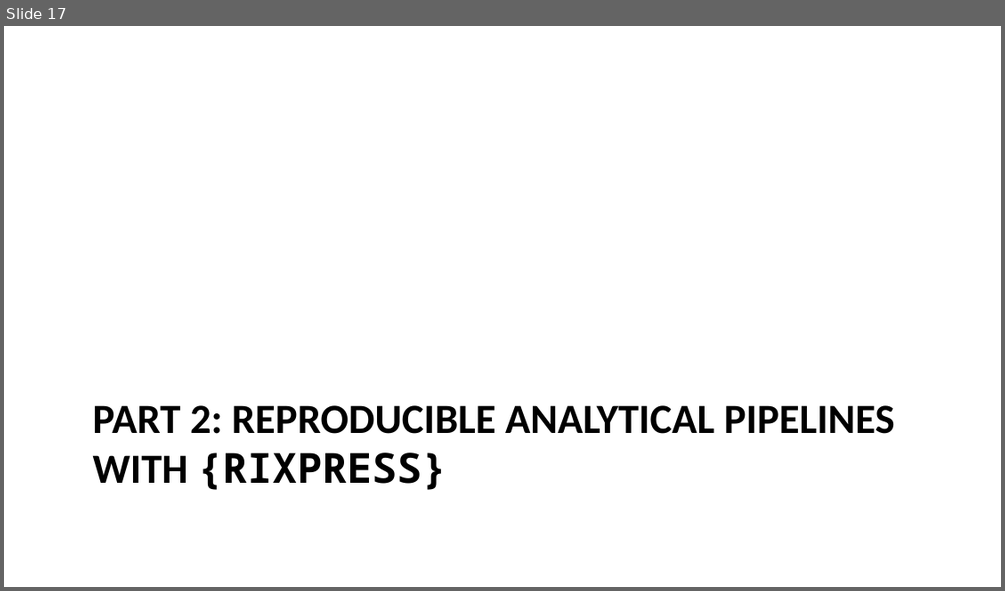
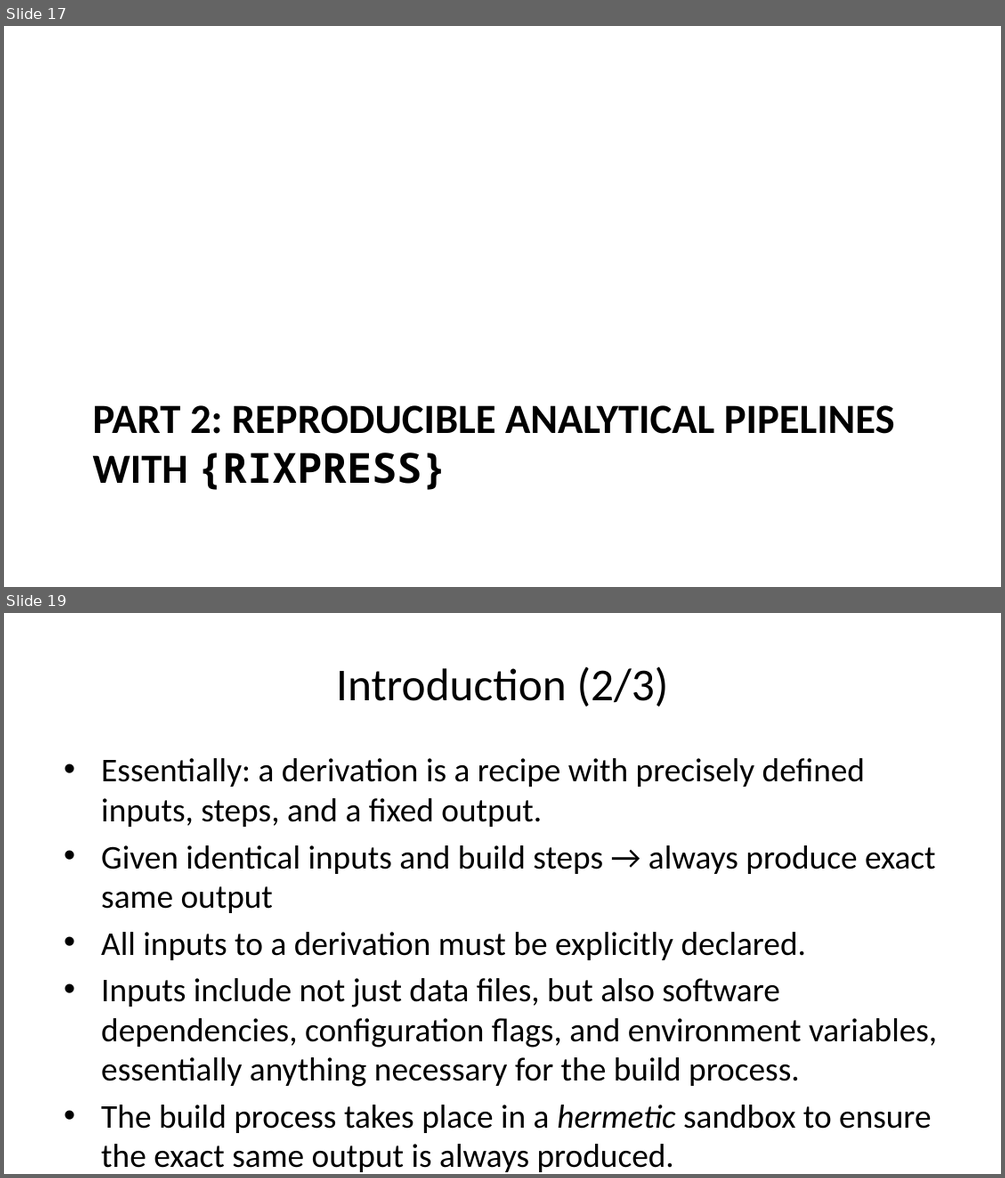
Before and after one commit to b-rodrigues/r-medicine-nix-workshop, a slide deck: docs/index.pptx. Shown one above the other, each under a label of ours: slide 17 before the commit, slides 17 and 19 after it; the slides between them are not shown. The pictures are 1005x591 and 1005x1178 pixels, drawn with LibreOffice and Linux fonts; fonts in the diff are those of the drawing. Boxes give left, top, right and bottom in pixels: in the first picture for what was removed or moved away, otherwise in the second. Text is boxed around its words. In the diff, an @@ line names an element or a change of style, - is before the commit and + after.

```diff
--- a/docs/index.pptx
+++ b/docs/index.pptx
@@ slide 19 added at [4,613,1001,1174], background #FFFFFF @@
@@ title added at [336,666,669,706], 33 pt, text #000000 @@
+Introduction (2/3)
@@ text added at [101,758,937,1172], 24 pt, text #000000 @@
+• Essentially: a derivation is a recipe with precisely defined inputs, steps, and a fixed output.
+• Given identical inputs and build steps → always produce exact same output
+• All inputs to a derivation must be explicitly declared.
+• Inputs include not just data files, but also software dependencies, configuration flags, and environment variables, essentially anything necessary for the build process.
+• The build process takes place in a hermetic sandbox to ensure the exact same output is always produced.
```
Also in this commit, not shown: 3 slides changed, 7 other slides added, 1 slide removed, 12 other files.
